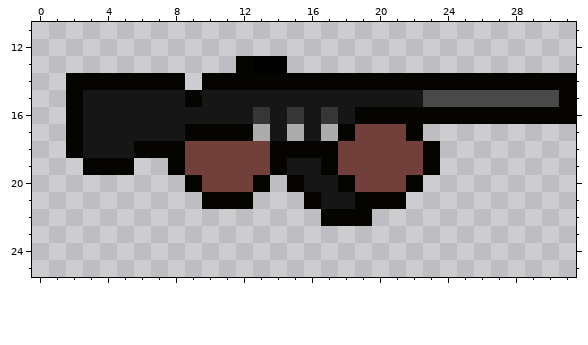
One commit to this pixel-art file: Assets/Sprites/Guns/OldRifle.aseprite. Above: the version before the commit.
32x32 pixels, 1 frame. Colours within 5 levels of each other are drawn and written as one. Shown: x 0..31, y 11..25.
Once edited:
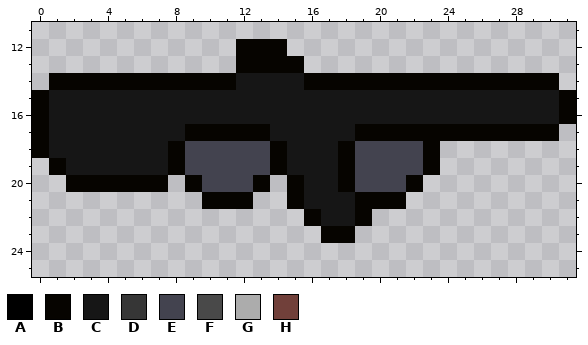
Palette (. is transparent): A #000000  B #060400  C #161616  D #363636  E #43434f  F #494949  G #acacac  H #71403a
Edits made:
y 12: x 12..14 ... -> BBB
y 13: x 13..15 AA. -> BBB
y 14: x 1 . -> B; x 9 . -> B; x 12..15 BBBB -> CCCC; x 31 B -> .
y 15: x 0..2 ..B -> BCC; x 9 B -> C; x 23..30 FFFFFFFF -> CCCCCCCC
y 16: x 0..2 ..B -> BCC; x 13 D -> C; x 15 D -> C; x 17 D -> C; x 19..30 BBBBBBBBBBBB -> CCCCCCCCCCCC
y 17: x 0..2 ..B -> BCC; x 13 G -> B; x 15 G -> C; x 17..21 GBHHH -> CCBBB; x 23..30 ........ -> BBBBBBBB
y 18: x 0..2 ..B -> BCC; x 6..7 BB -> CC; x 9..13 HHHHH -> EEEEE; x 15..22 BBBHHHHH -> CCCBEEEE
y 19: x 1..7 ..BBB.. -> BCCCCCC; x 9..13 HHHHH -> EEEEE; x 17..22 BHHHHH -> CBEEEE
y 20: x 2..7 ...... -> BBBBBB; x 10..12 HHH -> EEE; x 19..21 HHH -> EEE
y 21: x 15..16 .B -> BC
y 22: x 16..18 .BB -> BCC
y 23: x 17..18 .. -> BB
